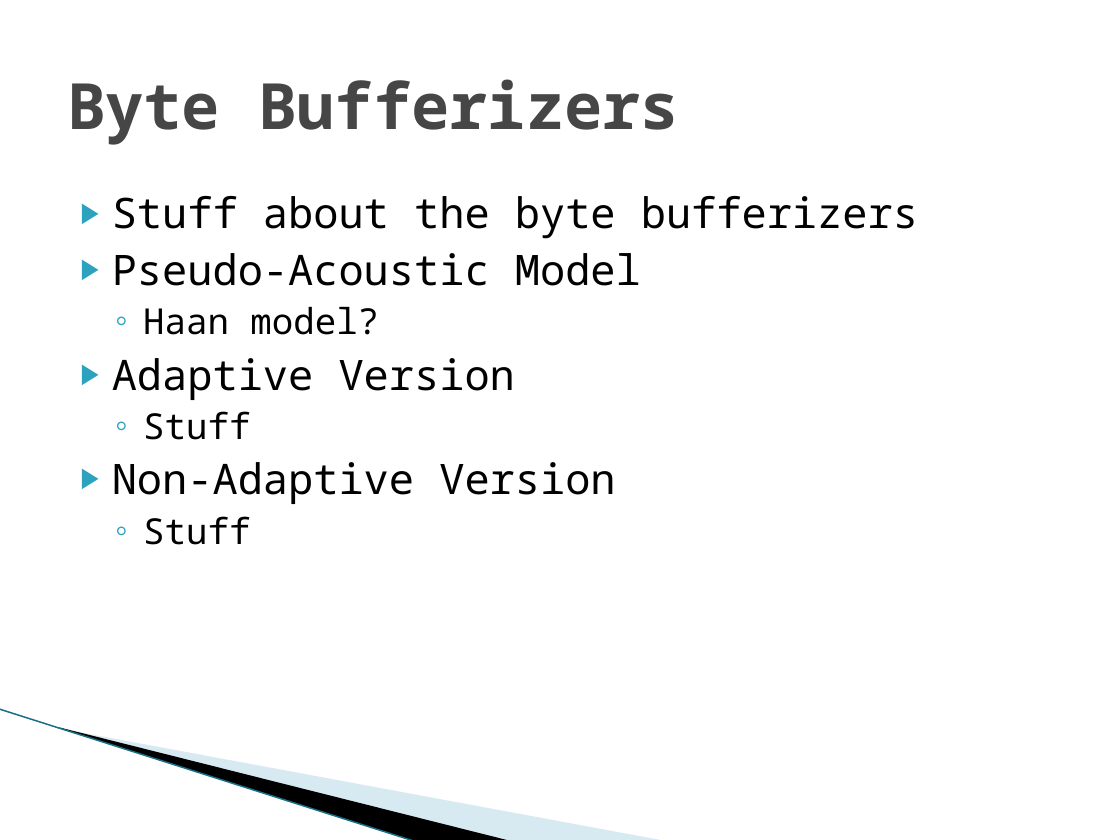
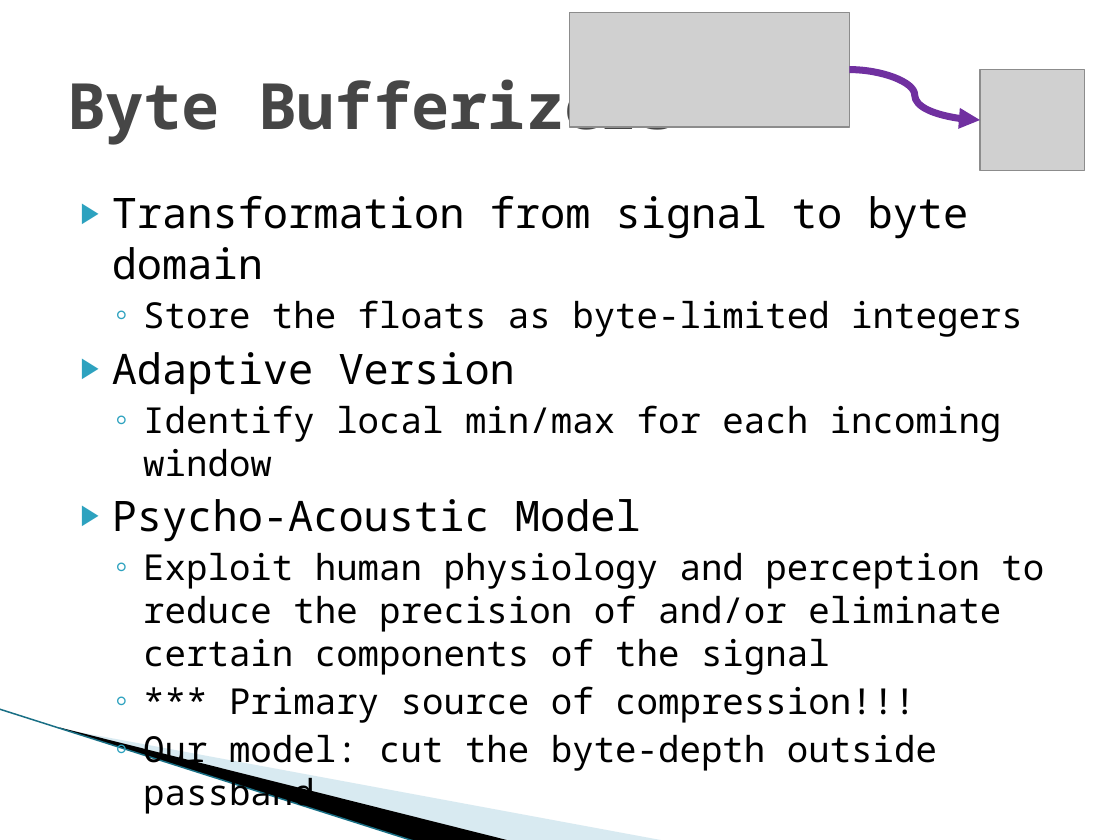
Before and after one commit to ericaddison/Algs_Term_Project, a slide deck: slide 6 of report/JET Audio Encoder.pptx. Drawn at 1120x840 pixels with LibreOffice and Linux fonts; fonts in the diff are those of the drawing; grey boxes stand for pictures; background and template pictures are left out. Boxes give left, top, right and bottom in pixels: in the first picture for what was removed or moved away, otherwise in the second. Text is boxed around its words. In the diff, an @@ line names an element or a change of style, - is before the commit and + after.

```diff
--- a/report/JET Audio Encoder.pptx
+++ b/report/JET Audio Encoder.pptx
@@ picture added at (569,12,849,128) @@
@@ curved arrow added from (849, 69) to (980, 120), #7030A0 4.5 pt @@
@@ picture added at (980,69,1084,170) @@
@@ text at (112,196,1023,337): text changed @@
-▶ Stuff about the byte bufferizers
-▶ Pseudo-Acoustic Model
-  ◦ Haan model?
+▶ Transformation from signal to byte domain
+  ◦ Store the floats as byte-limited integers
@@ text at (112,405,1044,814): text changed; size 27 to 23 pt @@
-  ◦ Stuff
-▶ Non-Adaptive Version
-  ◦ Stuff
+  ◦ Identify local min/max for each incoming window
+▶ Psycho-Acoustic Model
+  ◦ Exploit human physiology and perception to reduce the precision of and/or eliminate certain components of the signal
+  ◦ *** Primary source of compression!!!
+  ◦ Our model: cut the byte-depth outside passband
```
Also in this commit, not shown: 4 other slides changed, 10 slides added.
